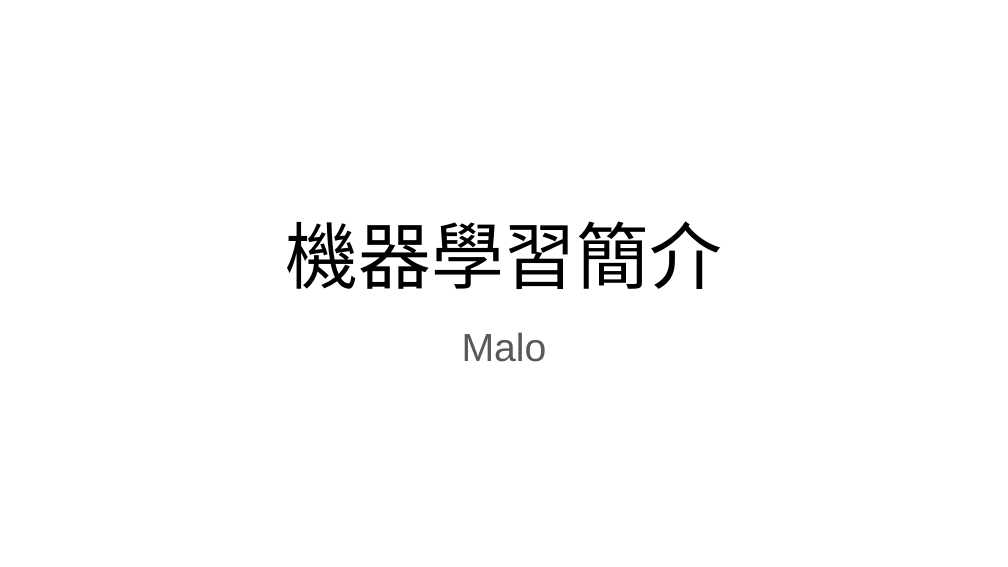
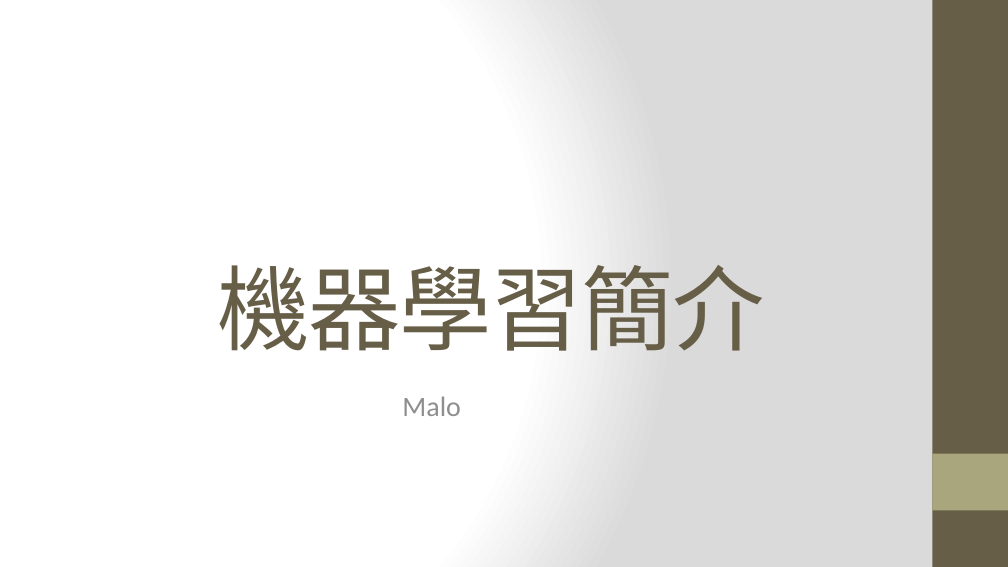
Before and after one commit to maloyang/NKUST_20200423, a slide deck: slide 1 of L3/L3_簡介機器學習.pptx. Drawn at 1008x567 pixels with LibreOffice and Linux fonts; fonts in the diff are those of the drawing. Boxes give left, top, right and bottom in pixels: in the first picture for what was removed or moved away, otherwise in the second. Text is boxed around its words. In the diff, an @@ line names an element or a change of style, - is before the commit and + after.

```diff
--- a/L3/L3_簡介機器學習.pptx
+++ b/L3/L3_簡介機器學習.pptx
@@ background #FFFFFF to gradient #FFFFFF to #DADADA @@
@@ rectangle added at (932, 0, 1008, 566), fill #675E47 @@
@@ title "機器學習簡介": place and size @@
-title "機器學習簡介" at (286, 221, 722, 289)
+title "機器學習簡介" at (218, 265, 765, 351)
@@ title "機器學習簡介" at (218, 265, 765, 351): size 52 to 66 pt, font Arial to Cambria, text colour #000000 to #675E47, letter spacing 0 to -1 pt @@
@@ subtitle "Malo": place and size @@
-subtitle "Malo" at (462, 332, 547, 362)
+subtitle "Malo" at (402, 396, 461, 416)
@@ subtitle "Malo" at (402, 396, 461, 416): size 28 to 20 pt, font Arial to Calibri, text colour #595959 to #8F8F8D @@
@@ rectangle added at (932, 454, 1008, 510), fill #A9A57C @@
```
Also in this commit, not shown: 10 other slides changed, 4 slides added, 4 slides removed.
